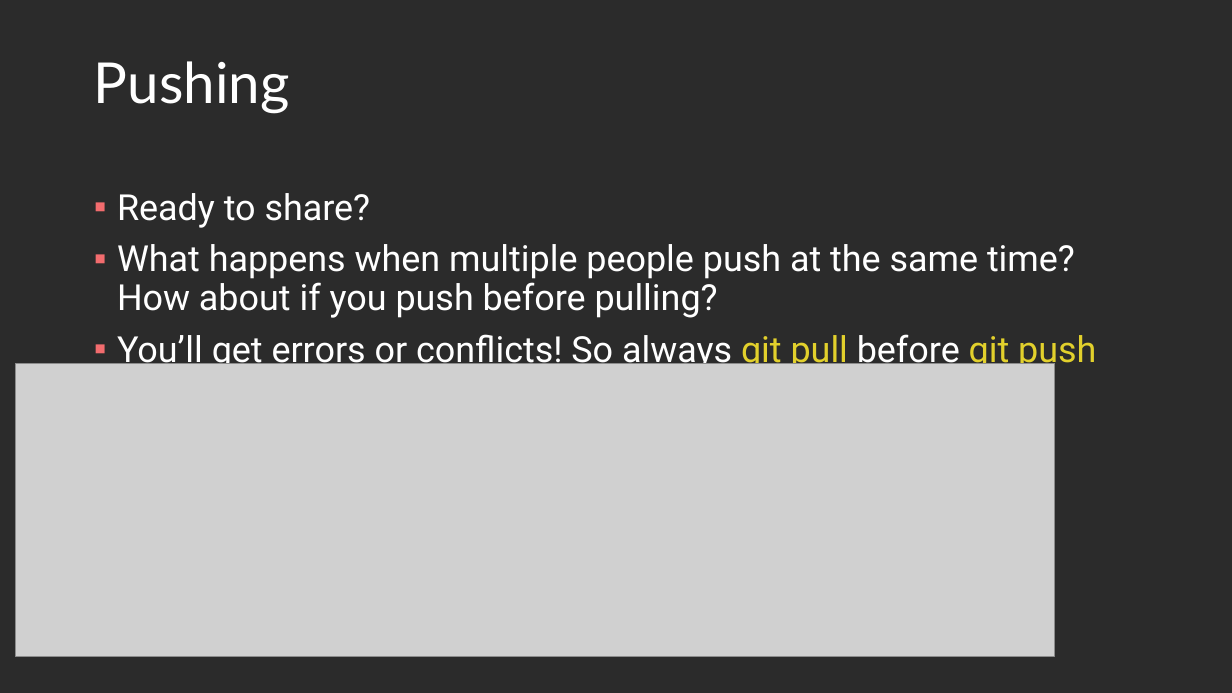
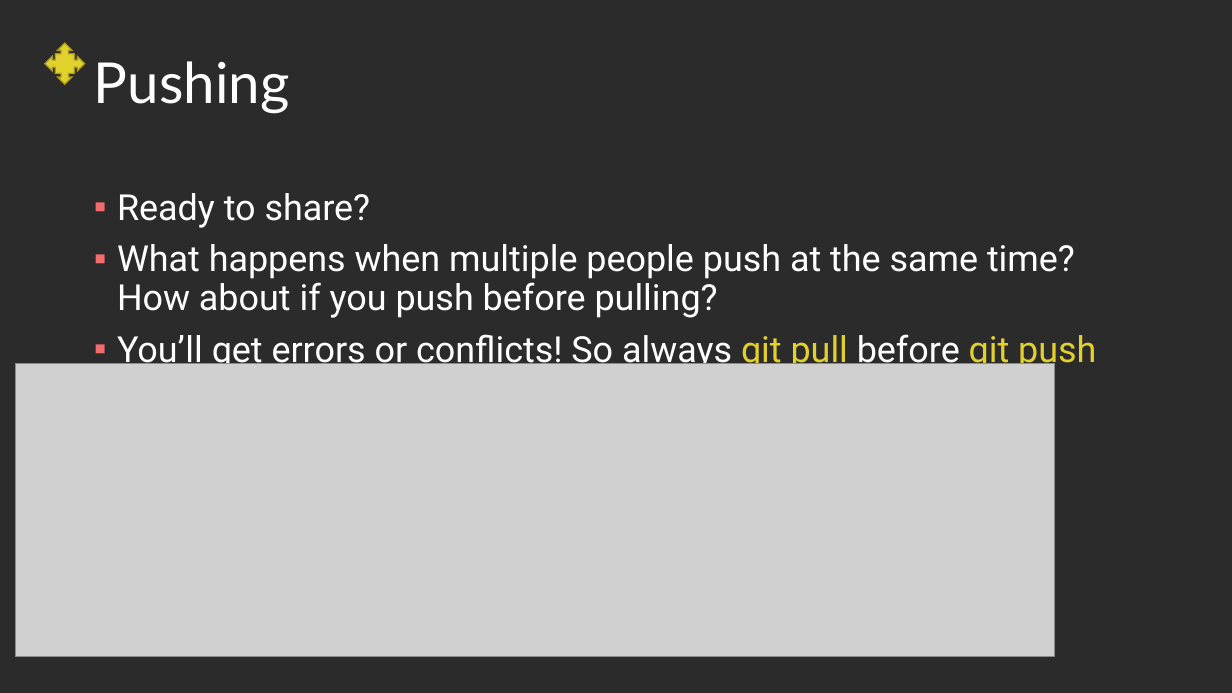
Before and after one commit to Light2Dark/git_tutorial, a slide deck: slide 29 of Git and Github.pptx (slide 26 before the commit). Drawn at 1232x693 pixels with LibreOffice and Linux fonts; fonts in the diff are those of the drawing; grey boxes stand for pictures; background and template pictures are left out; a plain dark background stands for a picture behind light text. Boxes give left, top, right and bottom in pixels: in the first picture for what was removed or moved away, otherwise in the second. Text is boxed around its words. In the diff, an @@ line names an element or a change of style, - is before the commit and + after.

```diff
--- a/Git and Github.pptx
+++ b/Git and Github.pptx
@@ quad arrow callout added at bbox=[45, 43, 85, 85], fill #E2D02C, outline #A79A21 1 pt @@
```
Also in this commit, not shown: 13 other slides changed, 4 slides added, 3 slides removed.
